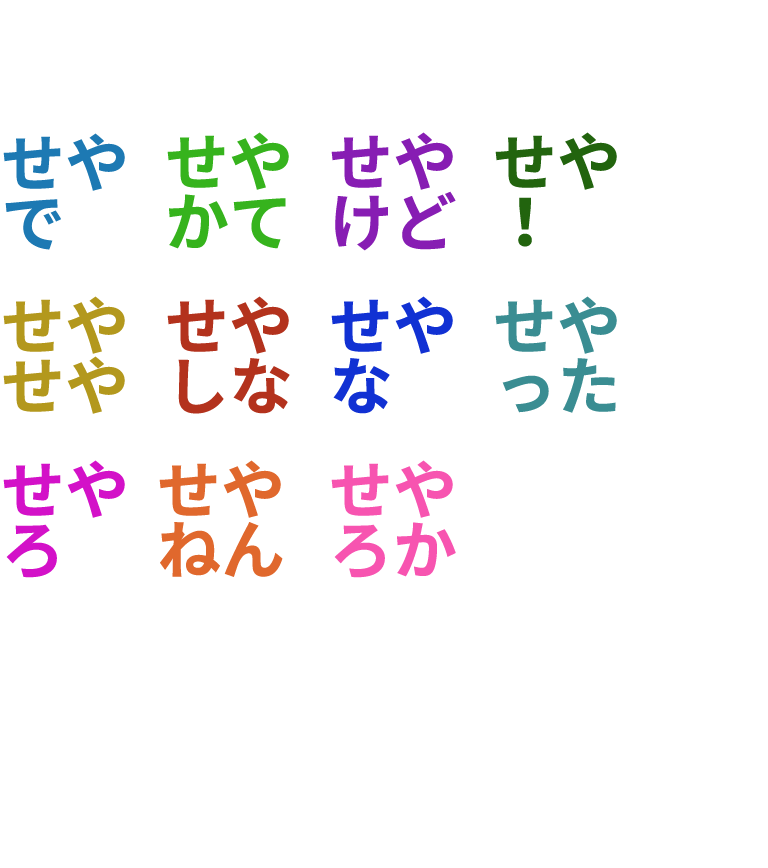
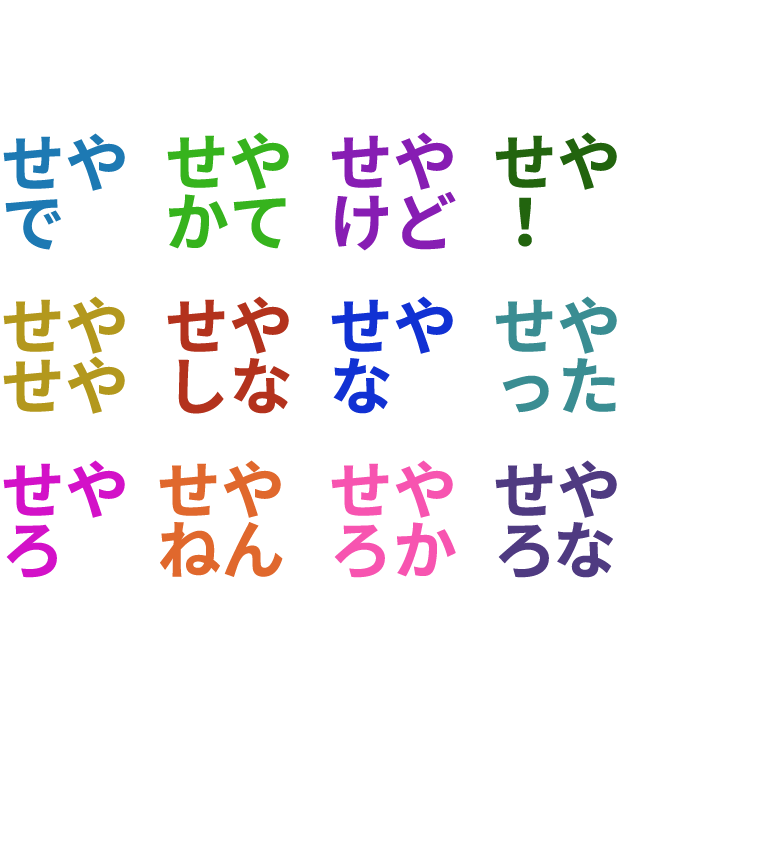
Layer changes from the first 768x868 image to the second:
added group "seyarona.png" with 1 layers above "seyaroka.png" over left=495, top=460, right=617, bottom=578
added layer "せやろな" in group "seyarona.png" over left=495, top=460, right=617, bottom=578
